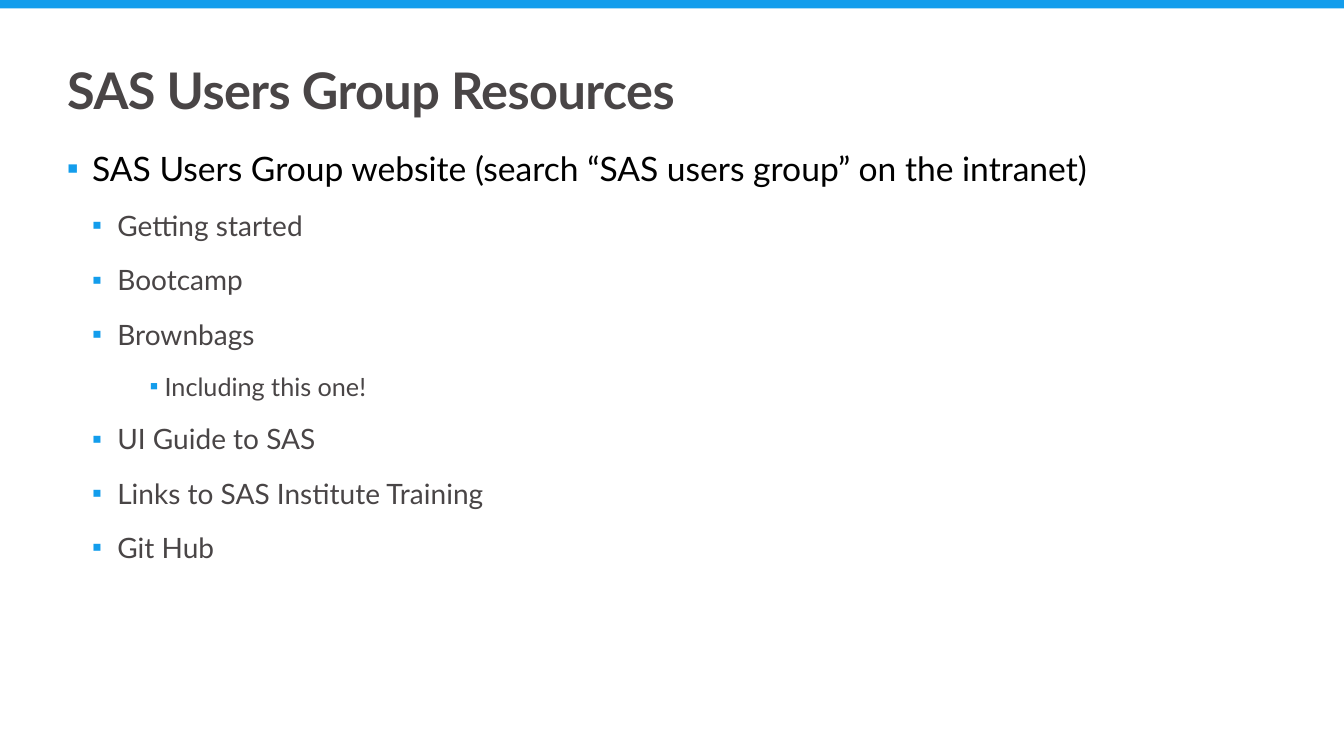
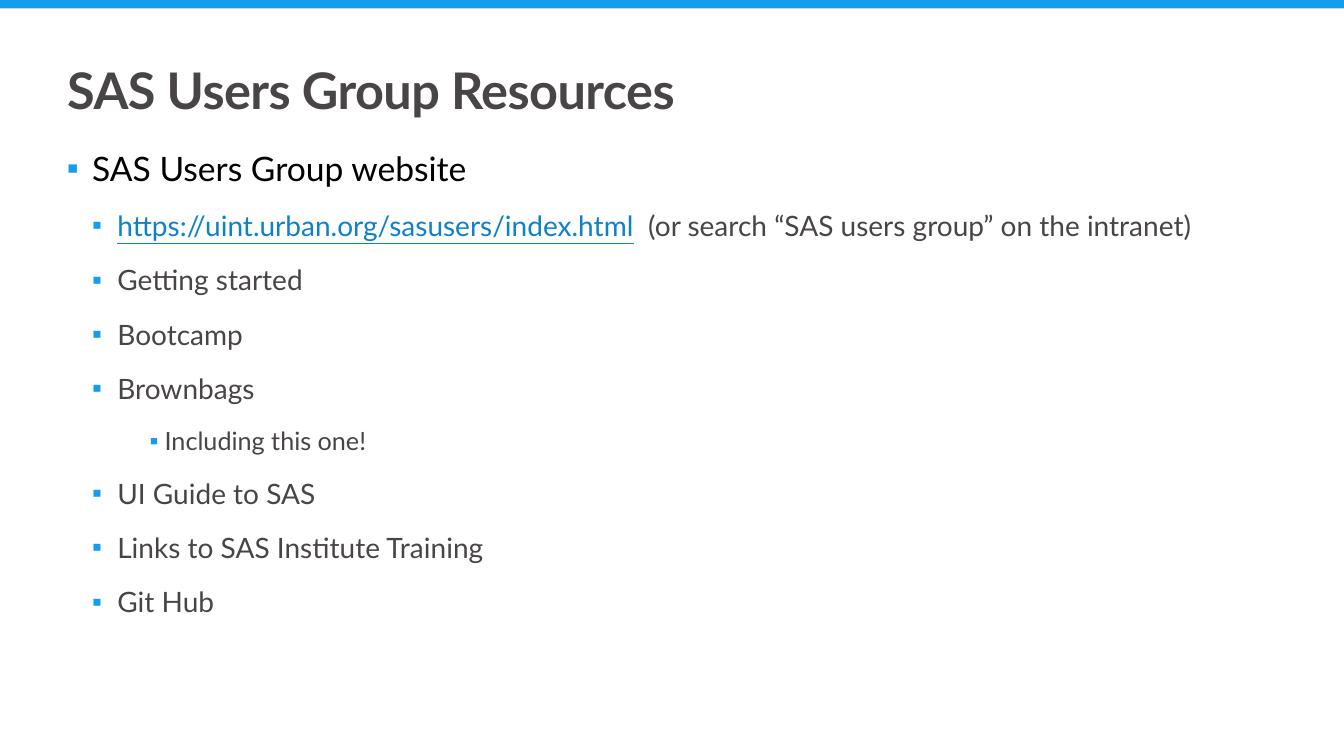
Before and after one commit to UI-Research/AdvancedSAS, a slide deck: slide 41 of SAS Proc SQL Brownbag v20190703.pptx (slide 40 before the commit). Drawn at 1344x756 pixels with LibreOffice and Linux fonts; fonts in the diff are those of the drawing; background and template pictures are left out. Boxes give left, top, right and bottom in pixels: in the first picture for what was removed or moved away, otherwise in the second. Text is boxed around its words. In the diff, an @@ line names an element or a change of style, - is before the commit and + after.

```diff
--- a/SAS Proc SQL Brownbag v20190703.pptx
+++ b/SAS Proc SQL Brownbag v20190703.pptx
@@ text at <box>92,156,1191,241</box>: text changed; size 24 to 20 pt; text colour #000000 to #0F81CA @@
-▪ SAS Users Group website (search “SAS users group” on the intranet)
+▪ SAS Users Group website
+  ▪ https://uint.urban.org/sasusers/index.html (or search “SAS users group” on the intranet)
```
Also in this commit, not shown: 1 slide added.
